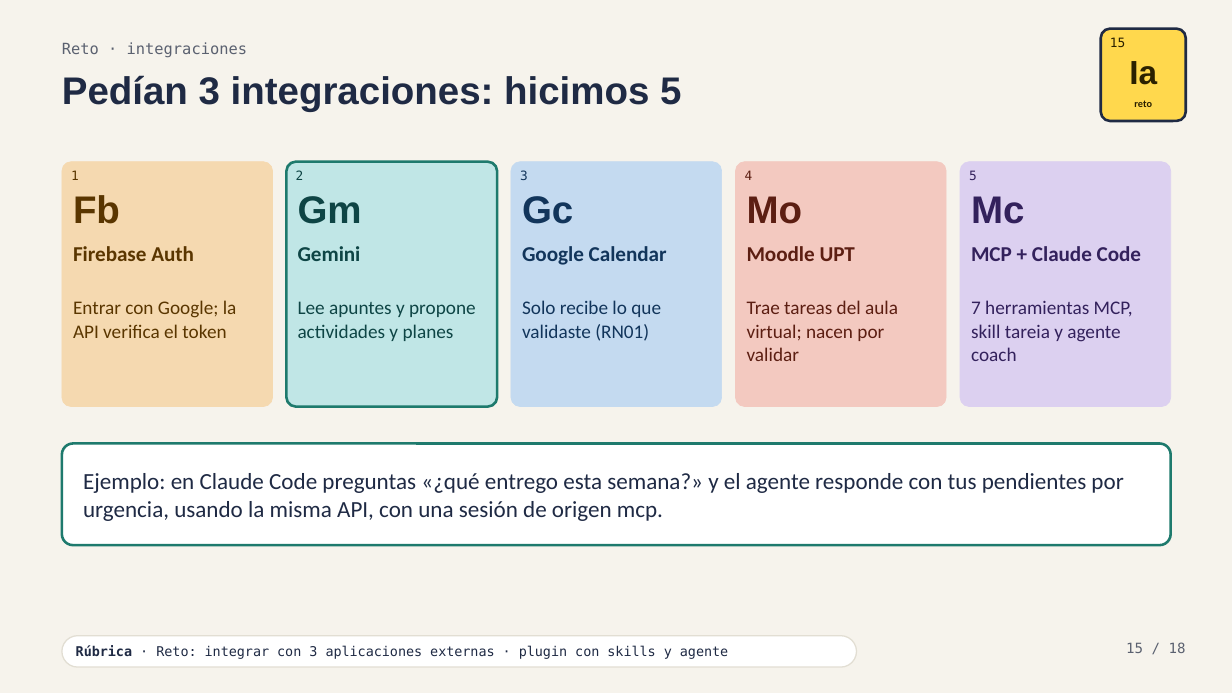
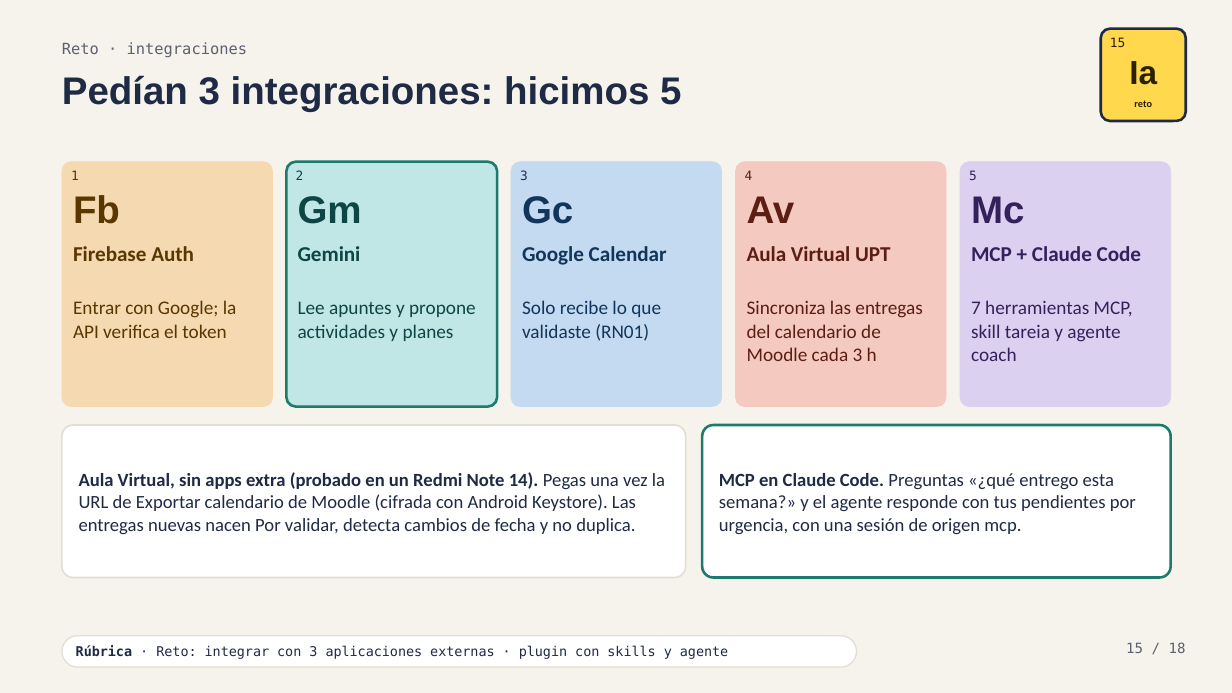
Before and after one commit to Laos19/TareaIA, a slide deck: slide 15 of docs/presentacion/TAREIA-presentacion.pptx. Drawn at 1232x693 pixels with LibreOffice and Linux fonts; fonts in the diff are those of the drawing. Boxes give left, top, right and bottom in pixels: in the first picture for what was removed or moved away, otherwise in the second. Text is boxed around its words. In the diff, an @@ line names an element or a change of style, - is before the commit and + after.

```diff
--- a/docs/presentacion/TAREIA-presentacion.pptx
+++ b/docs/presentacion/TAREIA-presentacion.pptx
@@ text at [747, 196, 795, 223]: text changed @@
-Mo
+Av
@@ text at [747, 246, 890, 261]: text changed @@
-Moodle UPT
+Aula Virtual UPT
@@ text at [747, 300, 922, 361]: text changed @@
-Trae tareas del aula virtual; nacen por validar
+Sincroniza las entregas del calendario de Moodle cada 3 h
@@ rounded rectangle: place and size @@
-rounded rectangle at [62, 444, 1171, 545]
+rounded rectangle at [62, 425, 686, 578]
@@ rounded rectangle at [62, 425, 686, 578]: outline #1E7A6D 2 pt to #E2DED3 1.25 pt; proportions changed @@
@@ rounded rectangle added at [702, 425, 1171, 578], fill #FFFFFF, outline #1E7A6D 2 pt @@
@@ text added at [79, 472, 665, 534], 14.5 pt, text #1F2A44 @@
+Aula Virtual, sin apps extra (probado en un Redmi Note 14). Pegas una vez la URL de Exportar calendario de Moodle (cifrada con Android Keystore). Las entregas nuevas nacen Por validar, detecta cambios de fecha y no duplica.
@@ text at [719, 473, 1136, 534]: text changed; size 18 to 14.5 pt @@
-Ejemplo: en Claude Code preguntas «¿qué entrego esta semana?» y el agente responde con tus pendientes por urgencia, usando la misma API, con una sesión de origen mcp.
+MCP en Claude Code. Preguntas «¿qué entrego esta semana?» y el agente responde con tus pendientes por urgencia, con una sesión de origen mcp.
```
Also in this commit, not shown: 5 other files.
